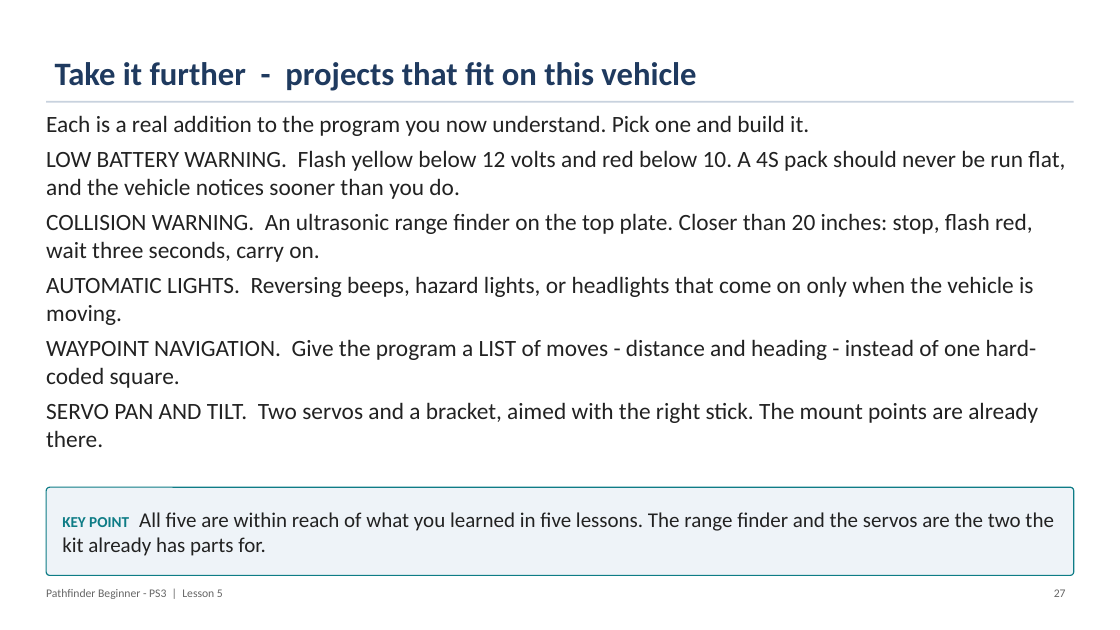
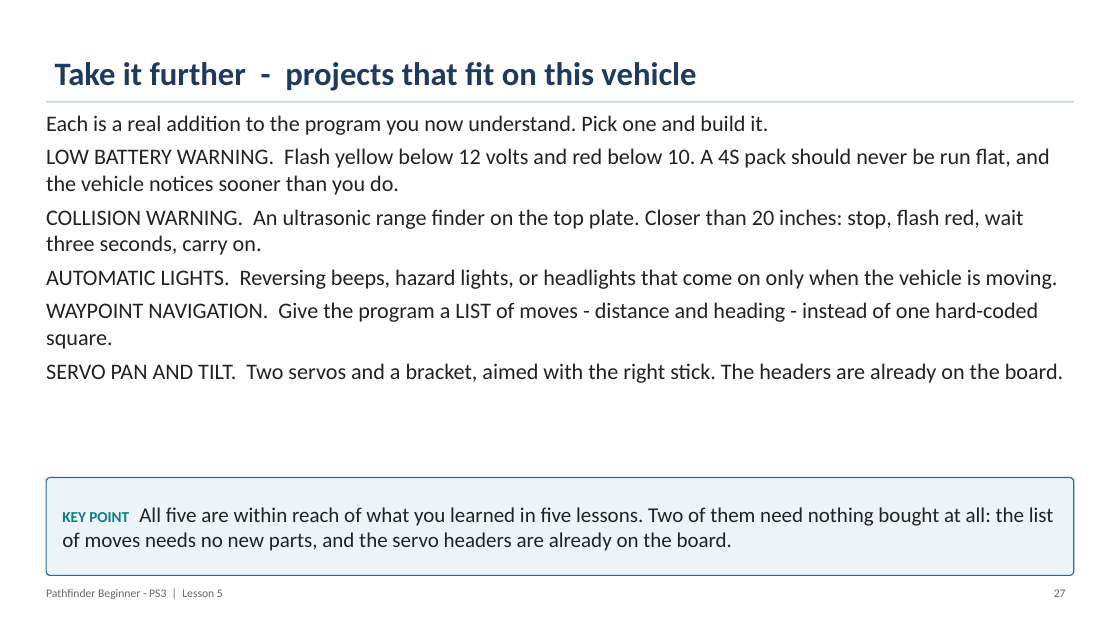
Before and after one commit to PorpoiseRobotics/porpoise-robotics, a slide deck: slide 27 of ground-vehicle/docs/courses/beginner-ps3/l5_maneuvers_with_lights.pptx. Drawn at 1120x630 pixels with LibreOffice and Linux fonts; fonts in the diff are those of the drawing. Boxes give left, top, right and bottom in pixels: in the first picture for what was removed or moved away, otherwise in the second. Text is boxed around its words. In the diff, an @@ line names an element or a change of style, - is before the commit and + after.

```diff
--- a/ground-vehicle/docs/courses/beginner-ps3/l5_maneuvers_with_lights.pptx
+++ b/ground-vehicle/docs/courses/beginner-ps3/l5_maneuvers_with_lights.pptx
@@ text at (46, 115, 1058, 349): size 20 to 19 pt in "Each is a real addition to the ...", "LOW BATTERY WARNING. Flash yellow below 12 ...", "COLLISION WARNING. An ultrasonic range finder on ...", "AUTOMATIC LIGHTS. Reversing beeps, hazard lights, or ..." and 1 more places @@
@@ text at (46, 363, 1063, 383): text changed; size 20 to 19 pt @@
-SERVO PAN AND TILT. Two servos and a bracket, aimed with the right stick. The mount points are already there.
+SERVO PAN AND TILT. Two servos and a bracket, aimed with the right stick. The headers are already on the board.
@@ rounded rectangle "KEY POINT All five are ...": place and size @@
-rounded rectangle "KEY POINT All five are ..." at (46, 487, 1074, 576)
+rounded rectangle "KEY POINT All five are ..." at (46, 477, 1074, 576)
@@ text in rounded rectangle at (62, 507, 1054, 551): text changed @@
-KEY POINT All five are within reach of what you learned in five lessons. The range finder and the servos are the two the kit already has parts for.
+KEY POINT All five are within reach of what you learned in five lessons. Two of them need nothing bought at all: the list of moves needs no new parts, and the servo headers are already on the board.
```
Also in this commit, not shown: 29 other files.
